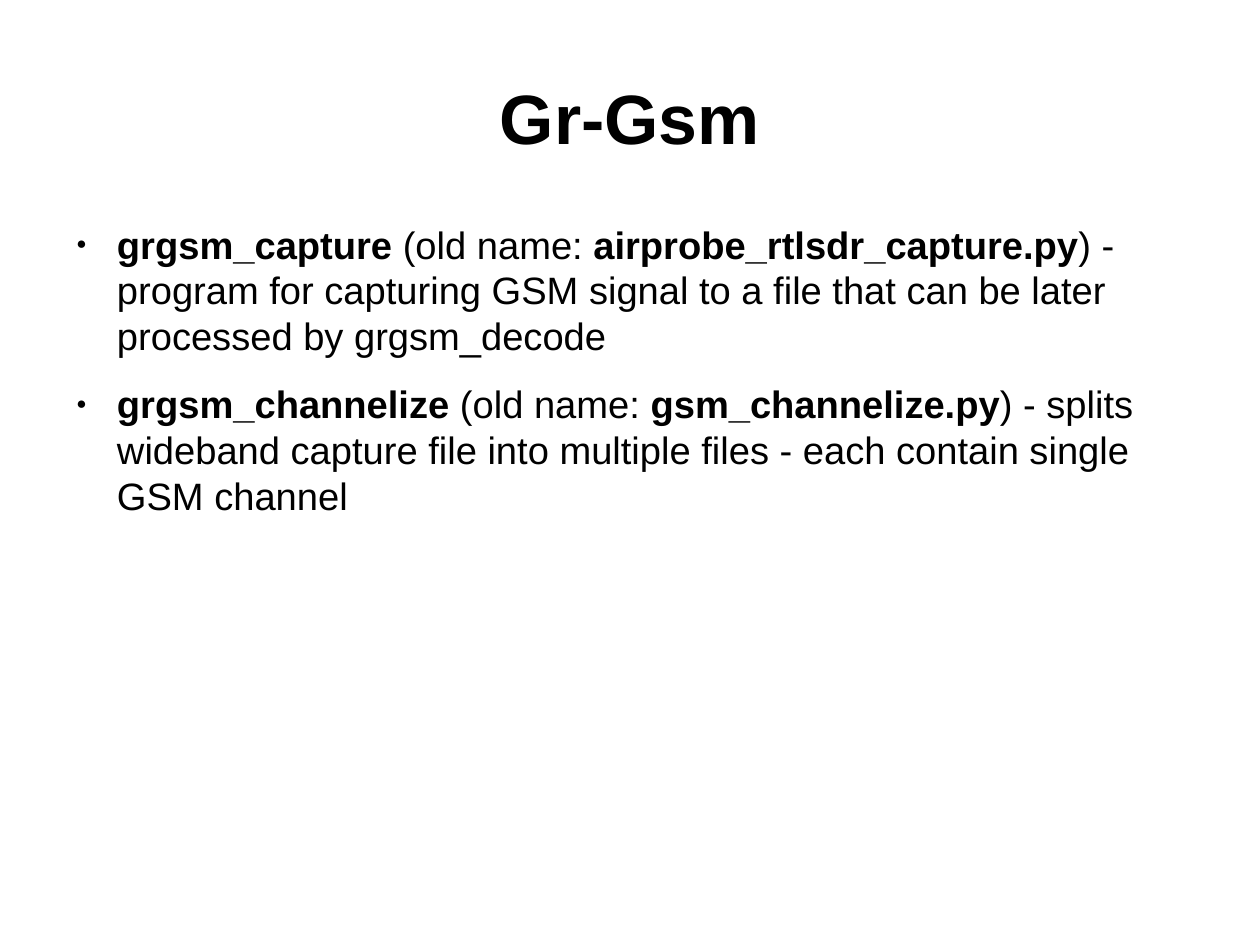
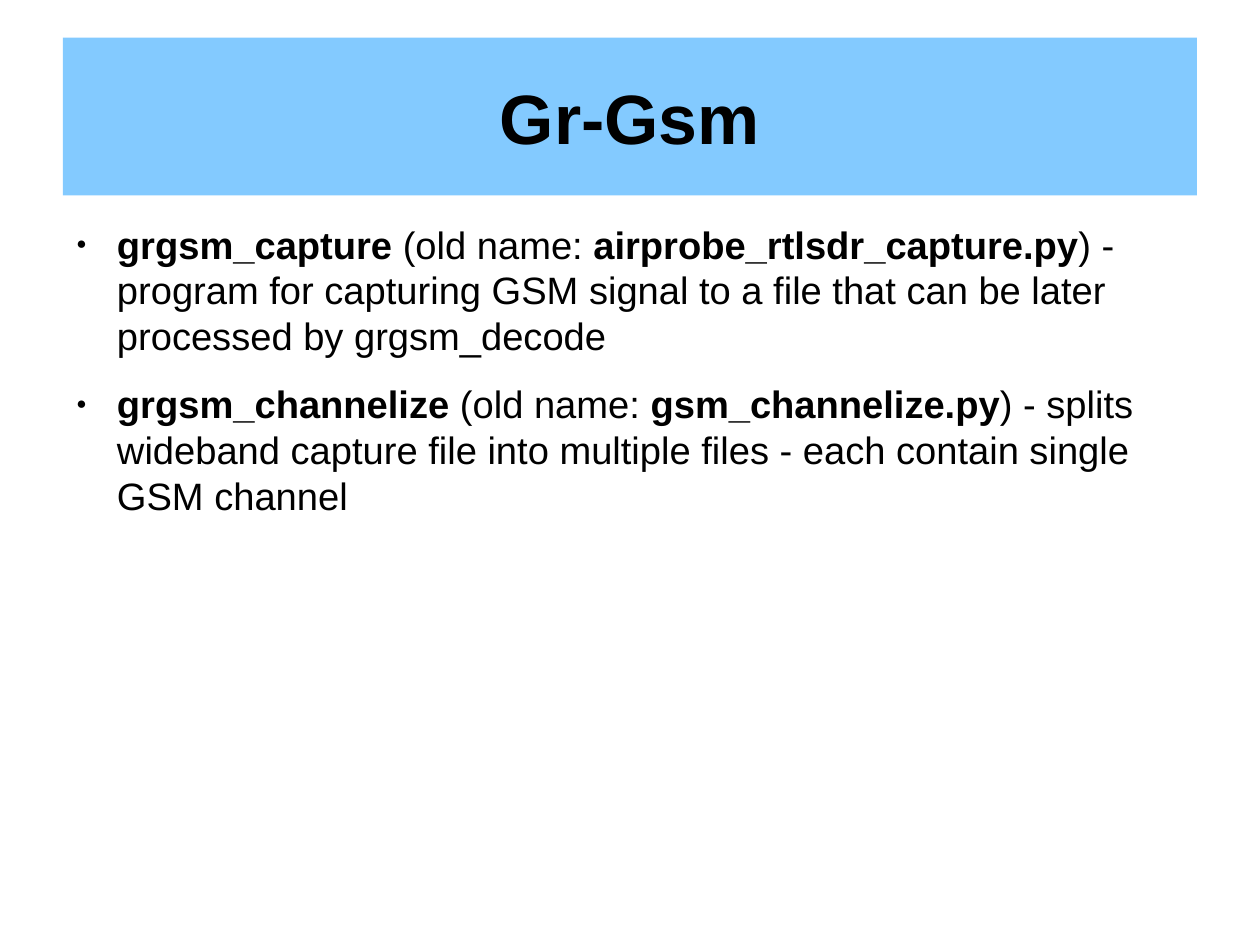
Before and after one commit to ookk2011/GrGsm-Gui, a slide deck: slide 6 of Präsentation Projektarbeit.odp. Drawn at 1260x945 pixels with LibreOffice and Linux fonts; fonts in the diff are those of the drawing. Boxes give left, top, right and bottom in pixels: in the first picture for what was removed or moved away, otherwise in the second. Text is boxed around its words. In the diff, an @@ line names an element or a change of style, - is before the commit and + after.

```diff
--- a/Präsentation Projektarbeit.odp
+++ b/Präsentation Projektarbeit.odp
@@ title "Gr-Gsm": place and size @@
-title "Gr-Gsm" at bbox=[500, 95, 760, 145]
+title "Gr-Gsm" at bbox=[63, 38, 1197, 196]
@@ title "Gr-Gsm" at bbox=[63, 38, 1197, 196]: fill none to #83CAFF @@
```
Also in this commit, not shown: 5 other slides changed, 2 slides added, 1 slide removed.
